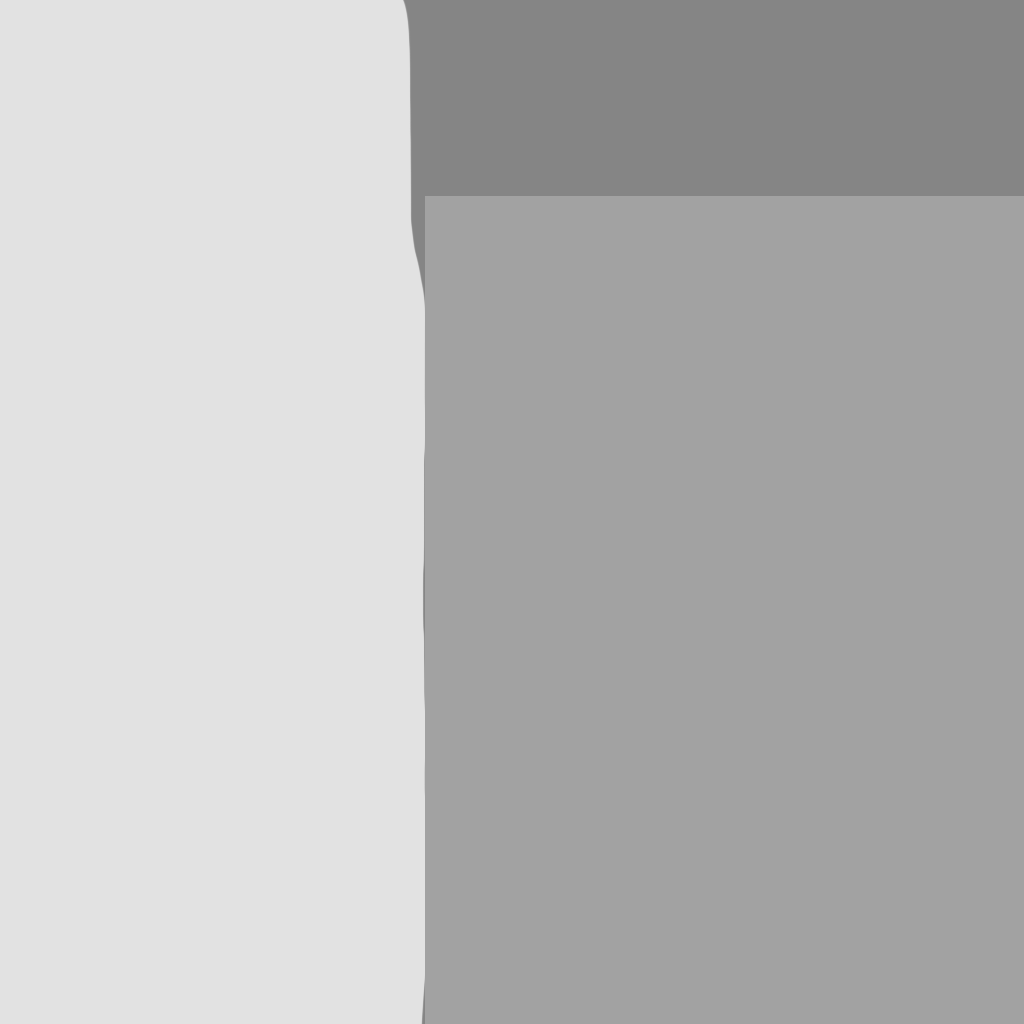
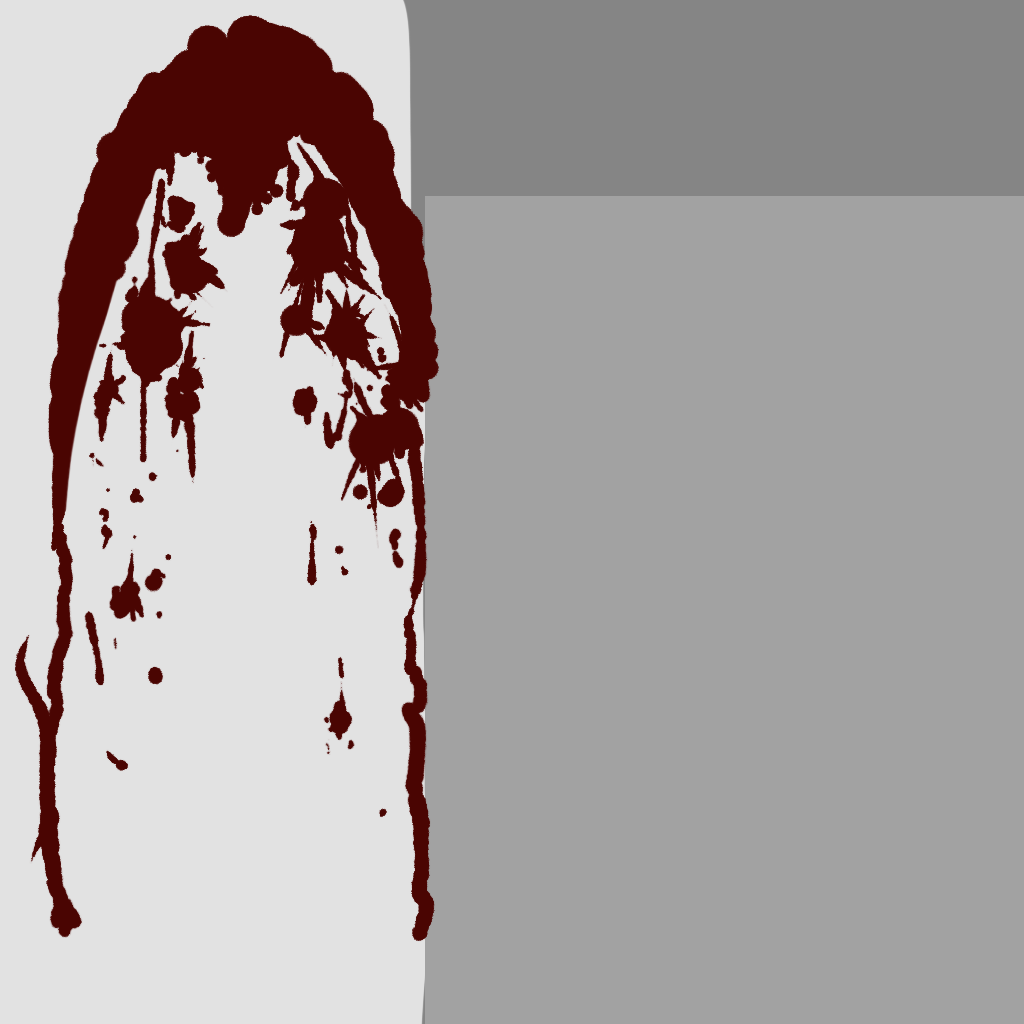
Two versions of the same layered image (1024 × 1024). Layer-by-layer changes:
added layer "Layer 1" above "Calque 2" over [14,14,440,942]
